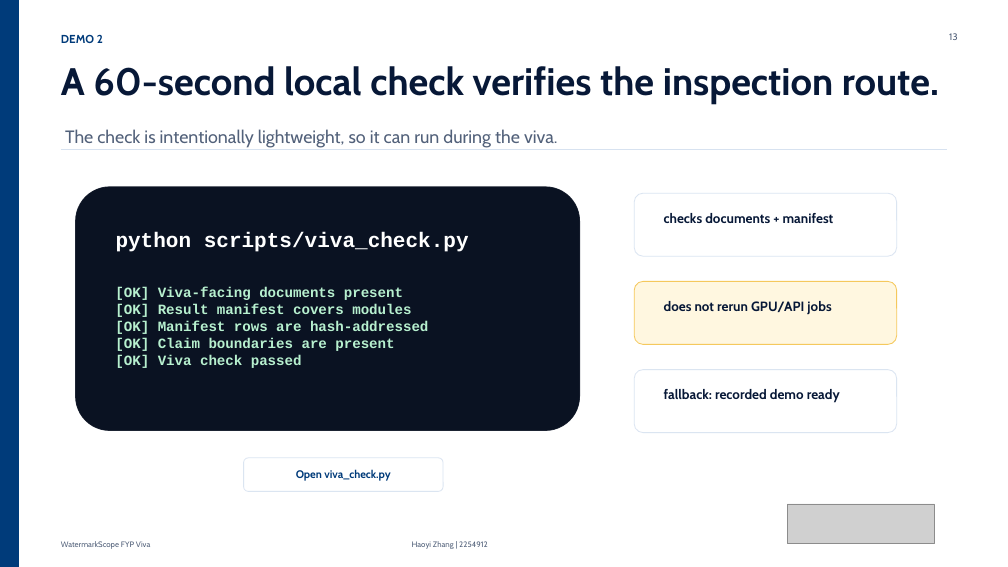
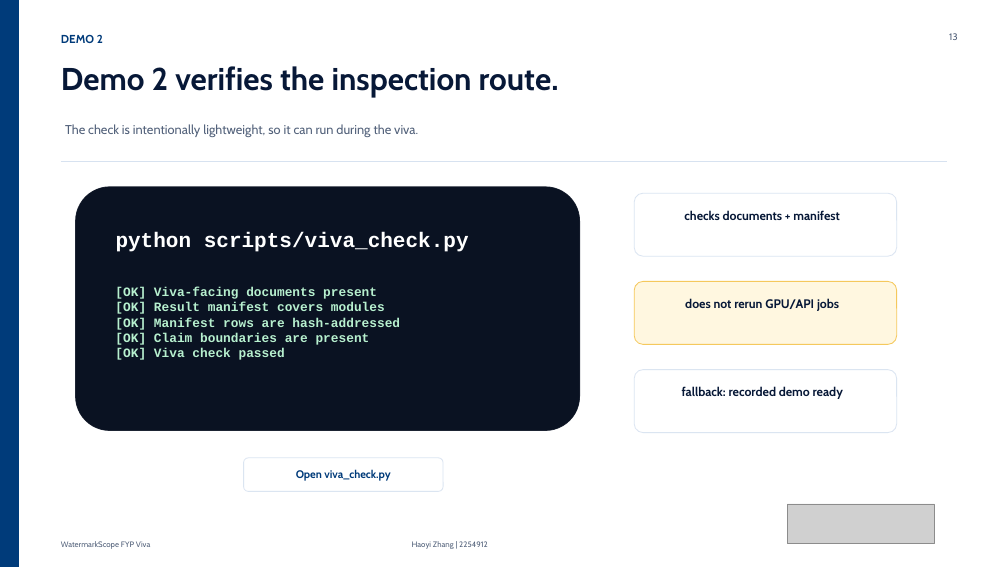
Before and after one commit to Haoyi-Zhang/WatermarkScope, a slide deck: slide 13 of docs/WatermarkScope_FYP_Viva.pptx. Drawn at 1008x567 pixels with LibreOffice and Linux fonts; fonts in the diff are those of the drawing; grey boxes stand for pictures. Boxes give left, top, right and bottom in pixels: in the first picture for what was removed or moved away, otherwise in the second. Text is boxed around its words. In the diff, an @@ line names an element or a change of style, - is before the commit and + after.

Commit message:
Fix viva deck slide alignment

```diff
--- a/docs/WatermarkScope_FYP_Viva.pptx
+++ b/docs/WatermarkScope_FYP_Viva.pptx
@@ text at <box>61,66,559,97</box>: text changed; size 36.5 to 30 pt @@
-A 60-second local check verifies the inspection route.
+Demo 2 verifies the inspection route.
@@ text "The check is intentionally lightweight, ..." at <box>65,124,418,137</box>: size 17 to 12.2 pt @@
@@ line moved from (61, 149) - (948, 149) to (61, 162) - (948, 162) @@
@@ text "[OK] Viva-facing documents present [OK] ..." at <box>115,287,400,360</box>: size 13.5 to 12.2 pt @@
@@ size 12.8 to 11.8 pt; alignment left to centre in 3 elements at <box>685,298,839,311</box>, <box>684,210,840,220</box>, <box>682,386,843,399</box> @@
```
Also in this commit, not shown: 14 other slides changed.
